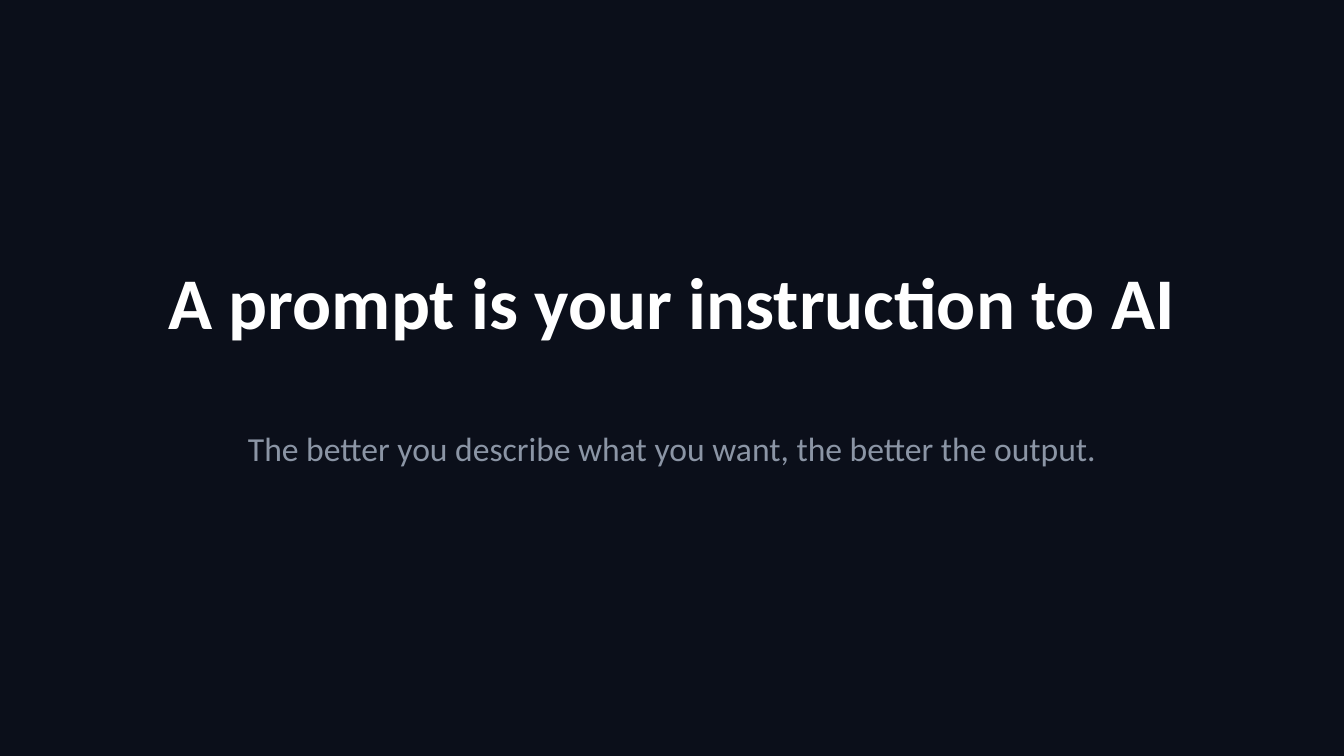
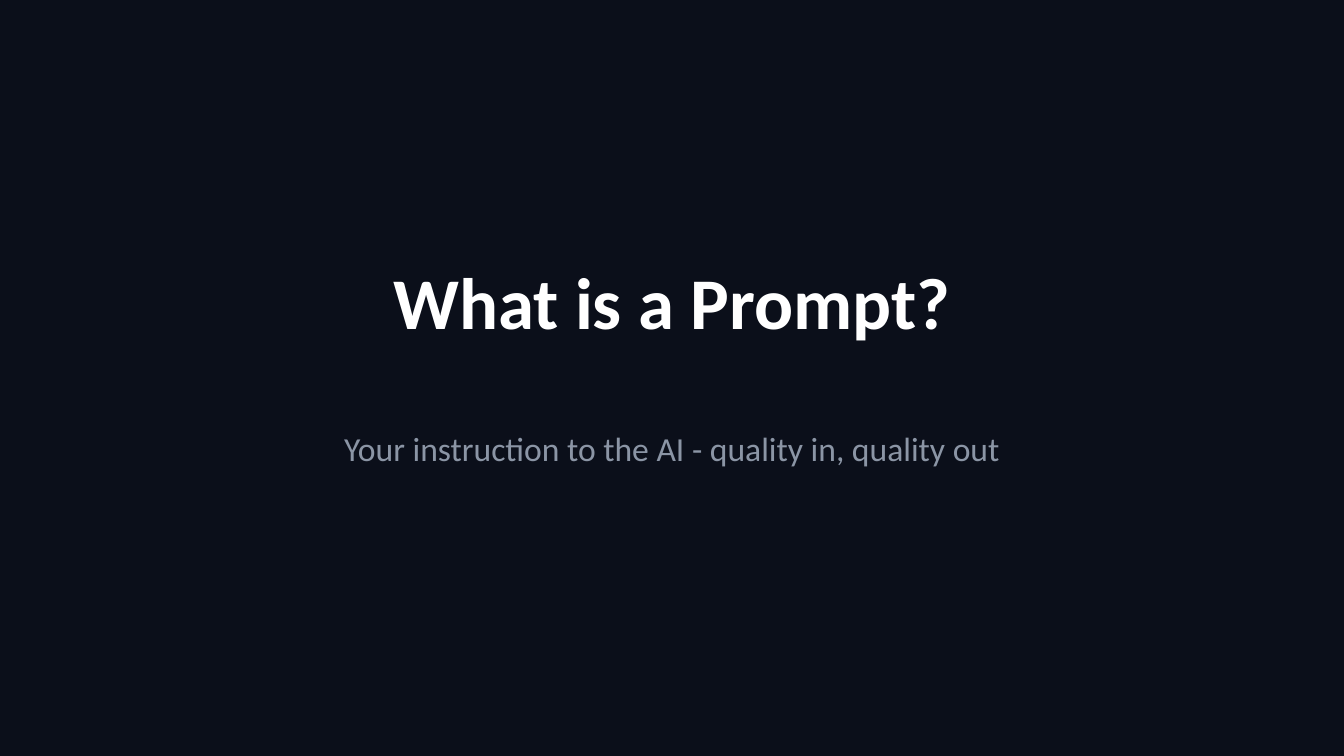
Before and after one commit to scottrhay/AIA-ClaudeCopilot, a slide deck: slide 27 of slides/B1_AI_Assistants_Essentials.pptx (slide 8 before the commit). Drawn at 1344x756 pixels with LibreOffice and Linux fonts; fonts in the diff are those of the drawing. Boxes give left, top, right and bottom in pixels: in the first picture for what was removed or moved away, otherwise in the second. Text is boxed around its words. In the diff, an @@ line names an element or a change of style, - is before the commit and + after.

```diff
--- a/slides/B1_AI_Assistants_Essentials.pptx
+++ b/slides/B1_AI_Assistants_Essentials.pptx
@@ text at box(393, 278, 951, 341): text changed @@
-A prompt is your instruction to AI
+What is a Prompt?
@@ text at box(344, 437, 1000, 467): text changed @@
-The better you describe what you want, the better the output.
+Your instruction to the AI - quality in, quality out
```
Also in this commit, not shown: 4 other slides changed, 74 slides added, 46 slides removed, 50 other files.
